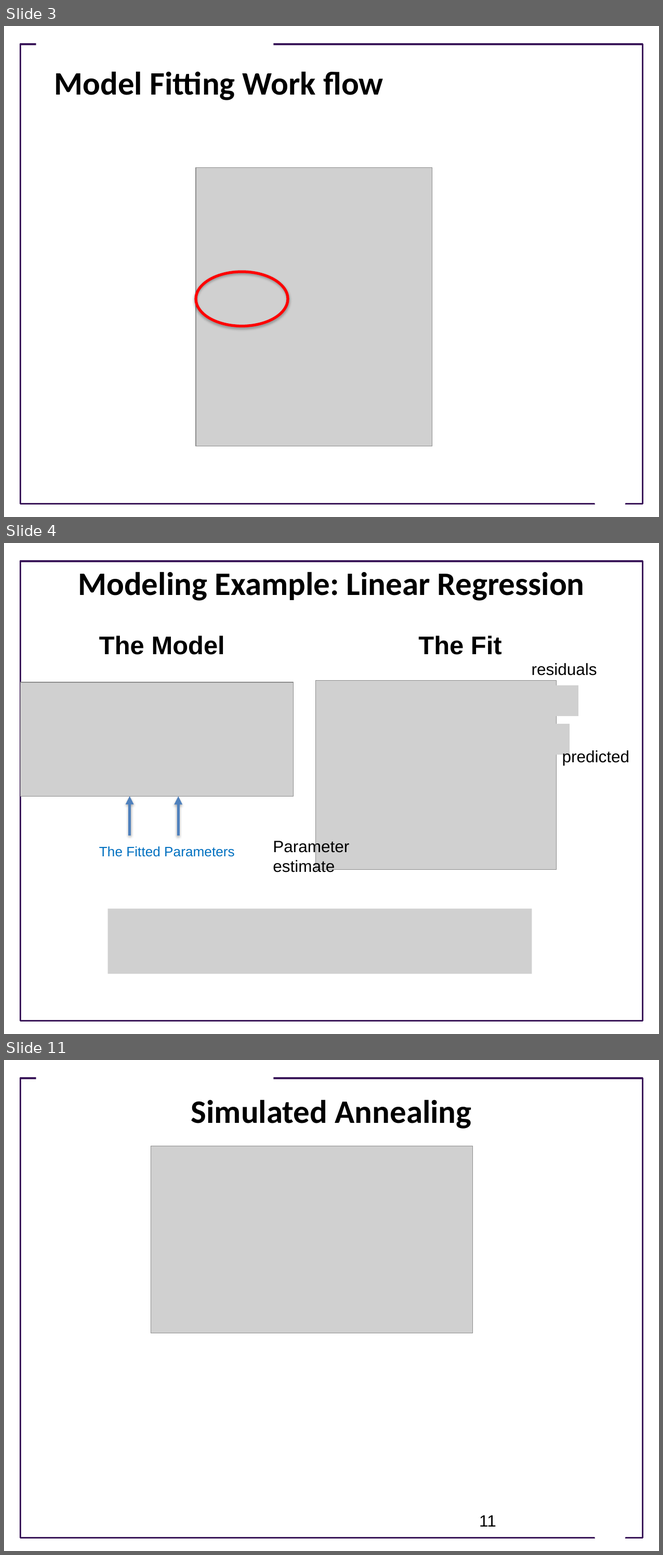
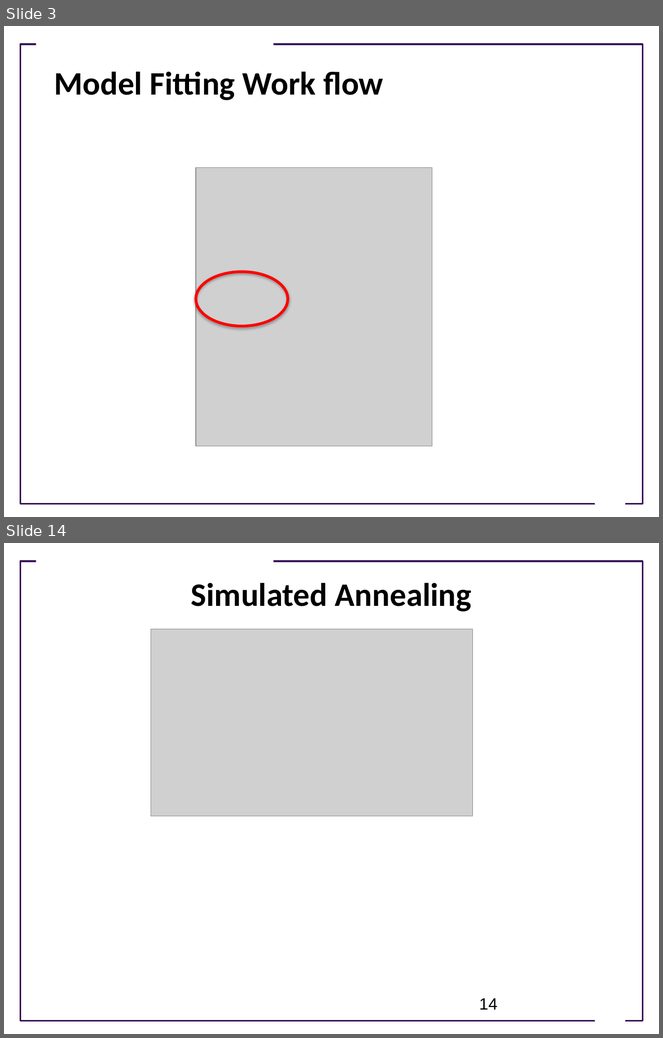
Before and after one commit to ModelEngineering/advancing-biomedical-models, a slide deck: Lectures/Lecture_8_Model_Fitting_Optimization_Techniques.pptx. Shown one above the other, each under a label of ours: slides 3, 4 and 11 before the commit, slides 3 and 14 after it; the slides between them are not shown. The pictures are 663x1555 and 663x1038 pixels, drawn with LibreOffice and Linux fonts; fonts in the diff are those of the drawing; grey boxes stand for pictures; background and template pictures are left out. Boxes give left, top, right and bottom in pixels: in the first picture for what was removed or moved away, otherwise in the second. Text is boxed around its words. In the diff, an @@ line names an element or a change of style, - is before the commit and + after.

```diff
--- a/Lectures/Lecture_8_Model_Fitting_Optimization_Techniques.pptx
+++ b/Lectures/Lecture_8_Model_Fitting_Optimization_Techniques.pptx
@@ slide 4 removed at box(4, 543, 659, 1034), background #FFFFFF; not listed: 1 template element that a slide beside it also shows @@
@@ title removed at box(78, 572, 585, 601) @@
-Modeling Example: Linear Regression
@@ text removed at box(99, 636, 225, 655) @@
-The Model
@@ text removed at box(418, 636, 502, 655) @@
-The Fit
@@ text removed at box(532, 663, 597, 676) @@
-residuals
@@ picture removed at box(21, 682, 294, 797) @@
@@ picture removed at box(316, 681, 557, 870) @@
@@ picture removed at box(551, 685, 579, 716) @@
@@ picture removed at box(548, 724, 569, 755) @@
@@ text removed at box(562, 749, 630, 766) @@
-predicted
@@ arrow removed from (130, 836) to (130, 797) @@
@@ arrow removed from (178, 836) to (178, 797) @@
@@ text removed at box(99, 847, 235, 857) @@
-The Fitted Parameters
@@ text removed at box(273, 839, 349, 873) @@
-Parameter
-estimate
@@ picture removed at box(107, 909, 532, 974) @@
@@ what was slide 11 is now slide 14 @@
@@ page number at box(479, 999, 497, 1010): text changed @@
-11
+14
```
Also in this commit, not shown: 3 slides changed, 7 slides added, 3 other slides removed.
